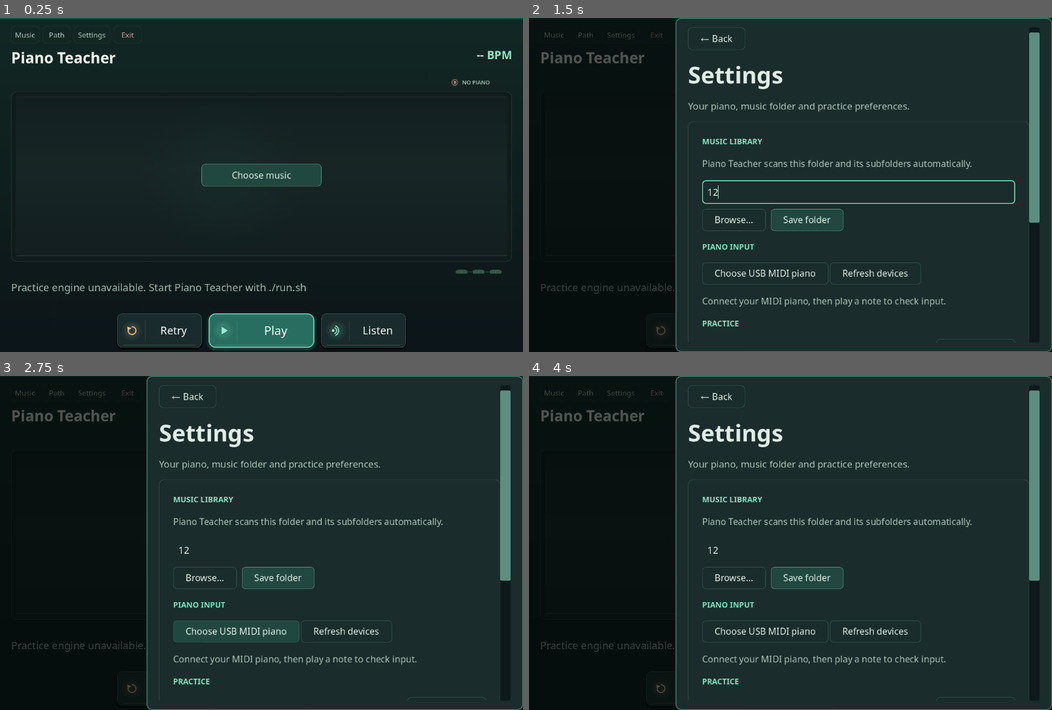
Above: before the commit, frames 1-4 (two rows, left to right).
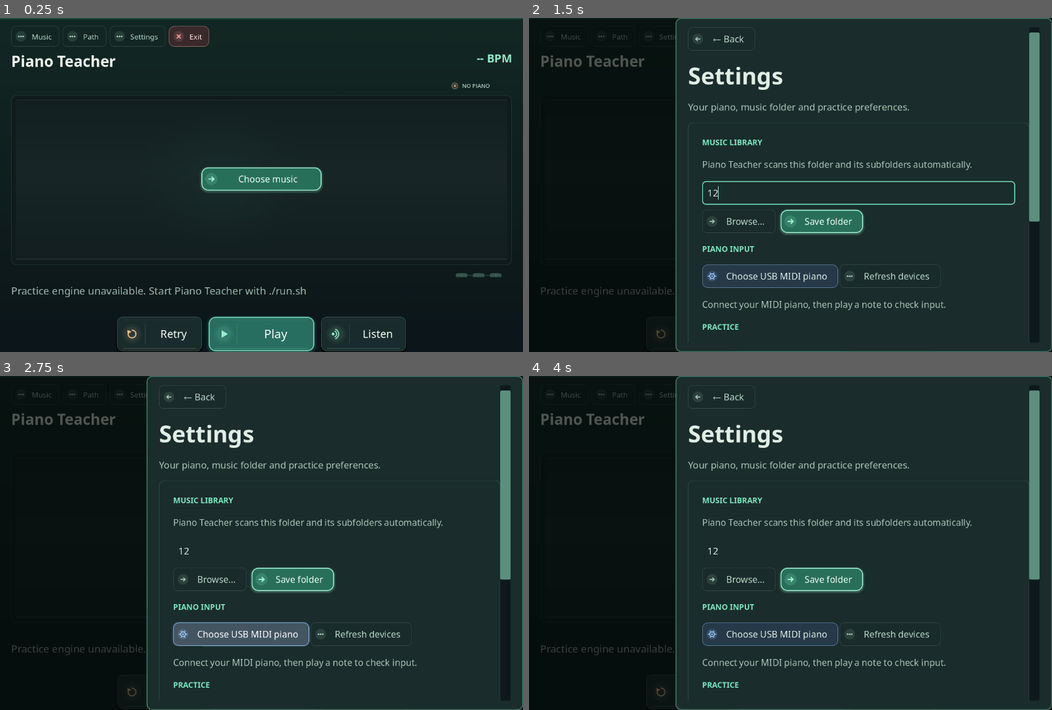
Above: after the commit, the same moments.

Repository: tpepels/piano_teacher
Game: Godot game, scene res://main.tscn
Two runs of this game, one before a commit and one after it. Both use one fixed random seed, a clock stepped at 60 frames per second and the inputs below.
Inputs (mouse positions are in pixels of both pictures, inside the frame that each line leads up to):
- Up to frame 1 (0.25 s): no input
- Up to frame 2 (1.5 s): click "Settings" at 0.5 s; click (858, 191) at 1.27 s; type "12" at 1.35 s
- Up to frame 3 (2.75 s): click "Choose USB MIDI piano" at 2 s
- Up to frame 4 (4 s): click "Refresh devices" at 2.75 s; click (973, 709) at 3.5 s, where only the run before the commit has a clickable "Apply tempo"

The runs differ from the first frame. In frame 1, 5.8% of the frame differs, in the area x 2-98%, y 2-100%; in frame 2, 7.1%, in the area x 2-98%, y 2-98%; in frame 3, 6.5%; in frame 4, 6.4%.

Commit message:
Give library, navigation, settings and practice actions distinct semantic button roles

Diff:
--- a/godot/main.gd
+++ b/godot/main.gd
@@ -22,6 +22,7 @@
 const GameCountIn := preload("res://game_countin.gd")
 const GamePhaseCue := preload("res://game_phase_cue.gd")
 const GameTransportButton := preload("res://game_transport_button.gd")
+const ActionButton := preload("res://action_button.gd")
 const GameInputIndicator := preload("res://game_input_indicator.gd")
 const VisualTransportClock := preload("res://visual_transport_clock.gd")
 const FrameMeter := preload("res://frame_meter.gd")
@@ -574,41 +575,19 @@
     label.size_flags_horizontal = Control.SIZE_EXPAND_FILL
     return label
 
-func _button(label: String, callback: Callable, primary := false) -> Button:
-    var button := Button.new()
+func _button(label: String, callback: Callable, primary := false,
+        role: String = "") -> Button:
+    var button := ActionButton.new()
     button.text = label
-    # Navigation/control text must never be clipped. Only long personal
-    # song rows opt into ellipsis to avoid forcing a wider library panel.
     button.clip_text = false
+    button.set_meta("ui_font_base", 15)
+    button.add_theme_font_size_override("font_size", _ui_font(15))
+    button.configure(role if not role.is_empty() else "primary" if primary else "secondary")
     var text_width: float = theme.default_font.get_string_size(
         label, HORIZONTAL_ALIGNMENT_LEFT, -1, _ui_font(15)).x
     button.custom_minimum_size = Vector2(
-        maxf(118.0, text_width + 58.0 * ui_scale), 50.0 * ui_scale)
-    var style := StyleBoxFlat.new()
-    style.bg_color = Design.PINE if primary else Design.PANEL
-    style.set_corner_radius_all(8)
-    style.set_border_width_all(1)
-    style.border_color = Design.SAGE if primary else Color(Design.SAGE, .4)
-    style.content_margin_left = 18 * ui_scale
-    style.content_margin_right = 18 * ui_scale
-    button.add_theme_stylebox_override("normal", style)
-    var hover := style.duplicate() as StyleBoxFlat
-    hover.bg_color = Design.SAGE if primary else Design.PINE
-    button.add_theme_stylebox_override("hover", hover)
-    button.add_theme_stylebox_override("pressed", hover)
-    var disabled_style := style.duplicate() as StyleBoxFlat
-    disabled_style.bg_color = Design.PANEL
-    button.add_theme_stylebox_override("disabled", disabled_style)
-    var focus := style.duplicate() as StyleBoxFlat
-    focus.set_border_width_all(2)
-    focus.border_color = ACCENT
-    button.add_theme_stylebox_override("focus", focus)
-    button.add_theme_color_override("font_color", INK)
-    button.add_theme_color_override("font_hover_color", INK.lightened(.15))
-    button.add_theme_color_override("font_disabled_color", MUTED)
-    button.set_meta("ui_font_base", 15)
-    button.add_theme_font_size_override("font_size", _ui_font(15))
-    button.mouse_default_cursor_shape = Control.CURSOR_POINTING_HAND
+        maxf(118.0, text_width + (80.0 if button.action_role != "secondary"
+            else 58.0) * ui_scale), 50.0 * ui_scale)
     button.pressed.connect(callback)
     return button
 
@@ -657,27 +636,9 @@
 
 
 func _utility_button(button: Button, destructive := false) -> void:
-    # Navigation is deliberately quieter than the three transport keys.
-    var face := StyleBoxFlat.new()
-    face.bg_color = Color.TRANSPARENT
-    face.set_corner_radius_all(8)
-    face.set_content_margin_all(8)
-    face.set_border_width_all(1)
-    face.border_color = Color("#759F92", .14)
-    button.add_theme_stylebox_override("normal", face)
-    var hover := face.duplicate() as StyleBoxFlat
-    hover.bg_color = Color("#29413D", .83)
-    hover.border_color = Color("#88C9B3", .48)
-    button.add_theme_stylebox_override("hover", hover)
-    button.add_theme_stylebox_override("pressed", hover)
-    var focus := face.duplicate() as StyleBoxFlat
-    focus.set_border_width_all(2)
-    focus.border_color = Color("#A6EFD0")
-    button.add_theme_stylebox_override("focus", focus)
-    var ink := Color("#DD9F9B") if destructive else Color("#A8C9BA")
-    button.add_theme_color_override("font_color", ink)
-    button.add_theme_color_override("font_hover_color", Color("#F6FCF8"))
-    button.add_theme_color_override("font_pressed_color", Color("#F6FCF8"))
+    if button is ActionButton:
+        button.configure("danger" if destructive else "utility")
+
 
 func _transport_button(label: String, callback: Callable, kind: String, central := false) -> Button:
     var button := GameTransportButton.new()
@@ -853,8 +814,8 @@
     home_layout.add_child(home_nav)
     home_nav.add_child(_label("Piano Teacher", 24, INK, true))
     home_nav.add_child(_space())
-    home_nav.add_child(_button("Settings", func(): _navigate("settings")))
-    home_nav.add_child(_button("Quit", func(): get_tree().quit()))
+    home_nav.add_child(_button("Settings", func(): _navigate("settings"), false, "settings"))
+    home_nav.add_child(_button("Quit", func(): get_tree().quit(), false, "danger"))
     var header := _stack(12)
     home_layout.add_child(header)
     header.add_child(_label("Your practice", 34, INK, true))
@@ -896,9 +857,9 @@
     library_page.add_child(library_layout)
     var library_head := HBoxContainer.new()
     library_layout.add_child(library_head)
-    library_head.add_child(_button("Close", func(): _navigate("practice")))
+    library_head.add_child(_button("Close", func(): _navigate("practice"), false, "navigation"))
     library_head.add_child(_space())
-    library_head.add_child(_button("Settings", func(): _navigate("settings")))
+    library_head.add_child(_button("Settings", func(): _navigate("settings"), false, "settings"))
     library_layout.add_child(_label("Your music", 39, INK, true))
     library_path_label = _label("Looking for scores…", 15, MUTED)
     library_path_label.autowrap_mode = TextServer.AUTOWRAP_OFF
@@ -914,8 +875,8 @@
     library_search.size_flags_horizontal = Control.SIZE_EXPAND_FILL
     library_search.text_changed.connect(func(_text: String): _populate_library())
     library_controls.add_child(library_search)
-    library_controls.add_child(_button("Refresh", _request_library))
-    library_health_button = _button("Check files", func(): _start_library_health())
+    library_controls.add_child(_button("Refresh", _request_library, false, "utility"))
+    library_health_button = _button("Check files", func(): _start_library_health(), false, "settings")
     library_controls.add_child(library_health_button)
     # Import problems must appear next to the action, not at the very
     # bottom of a full-screen library where they are easy to miss.
@@ -949,7 +910,7 @@
     settings_scroll.add_child(settings_layout)
     var settings_head := HBoxContainer.new()
     settings_layout.add_child(settings_head)
-    settings_head.add_child(_button("← Back", _go_back))
+    settings_head.add_child(_button("← Back", _go_back, false, "navigation"))
     settings_head.add_child(_space())
     settings_layout.add_child(_label("Settings", 39, INK, true))
     settings_layout.add_child(_label("Your piano, music folder and practice preferences.", 16, MUTED))
@@ -975,15 +936,15 @@
     folder_actions.add_theme_constant_override("h_separation", 12)
     folder_actions.add_theme_constant_override("v_separation", 8)
     folder_row.add_child(folder_actions)
-    folder_actions.add_child(_button("Browse…", _browse_folder))
+    folder_actions.add_child(_button("Browse…", _browse_folder, false, "navigation"))
     folder_actions.add_child(_button("Save folder", _save_folder, true))
     settings_content.add_child(_label("PIANO INPUT", 13, ACCENT, true))
     var device_row := HFlowContainer.new()
     device_row.add_theme_constant_override("separation", 12)
     settings_content.add_child(device_row)
-    device_button = _button("Choose USB MIDI piano", _show_devices)
+    device_button = _button("Choose USB MIDI piano", _show_devices, false, "settings")
     device_row.add_child(device_button)
-    device_row.add_child(_button("Refresh devices", _request_devices))
+    device_row.add_child(_button("Refresh devices", _request_devices, false, "utility"))
     input_activity_label = _label("Connect your MIDI piano, then play a note to check input.", 15, MUTED)
     settings_content.add_child(input_activity_label)
     settings_content.add_child(_label("PRACTICE", 13, ACCENT, true))
@@ -998,7 +959,7 @@
     tempo_setting.suffix = " BPM"
     tempo_setting.custom_minimum_size = Vector2(160, 44)
     tempo_row.add_child(tempo_setting)
-    apply_tempo_button = _button("Apply tempo", func(): _send_action({"action": "tempo", "bpm": int(tempo_setting.value)}))
+    apply_tempo_button = _button("Apply tempo", func(): _send_action({"action": "tempo", "bpm": int(tempo_setting.value)}), false, "settings")
     tempo_row.add_child(apply_tempo_button)
     metronome_toggle = CheckButton.new()
     metronome_toggle.text = "Metronome during practice"
@@ -1205,7 +1166,7 @@
     score_browse_button = _button("Choose music", func(): _navigate("library"), true)
     score_browse_button.visible = true
     status_content.add_child(score_browse_button)
-    score_retry_button = _button("Retry score", _retry_score)
+    score_retry_button = _button("Retry score", _retry_score, false, "review")
     score_retry_button.visible = false
     status_content.add_child(score_retry_button)
     # A compact, unobtrusive cue. A huge centred numeral hid the movement.
@@ -1291,7 +1252,7 @@
     performance_review.add_child(performance_text)
     weak_button = _button("Review notes and repeat a section", func():
         if review_sheet != null:
-            review_sheet.call("open_review", last_state.get("performance_summary", {})))
+            review_sheet.call("open_review", last_state.get("performance_summary", {})), false, "review")
     performance_review.add_child(weak_button)
     # Flow containers wrap whole readable buttons instead of clipping labels
     # when the practice window is narrow or the user uses larger UI fonts.
@@ -1312,7 +1273,7 @@
     controls.add_child(listen_button)
     # Keyboard and Lesson Path retain Stop, passage navigation and mode
     # choices, without competing with the three routine controls.
-    stop_button = _button("Stop attempt", func(): _send_action({"action": "stop"}))
+    stop_button = _button("Stop attempt", func(): _send_action({"action": "stop"}), false, "danger")
     stop_button.tooltip_text = "End the attempt · S"
     stop_button.disabled = true
     _build_lesson_screen()
@@ -1476,7 +1437,7 @@
     page.add_child(content)
     var navigation := HBoxContainer.new()
     content.add_child(navigation)
-    navigation.add_child(_button("← Practice", _go_back))
+    navigation.add_child(_button("← Practice", _go_back, false, "navigation"))
     navigation.add_child(_space())
     navigation.add_child(_label("Piano Teacher", 18, INK, true))
     content.add_child(_label("Your lesson path", 34, INK, true))
@@ -1496,10 +1457,10 @@
     content.add_child(passage_nav)
     passage_nav.add_child(_button("Previous passage", func():
         _send_action({"action":"previous"})
-        _navigate("practice")))
+        _navigate("practice"), false, "navigation"))
     passage_nav.add_child(_button("Next passage", func():
         _send_action({"action":"next"})
-        _navigate("practice")))
+        _navigate("practice"), false, "navigation"))
     passage_nav.add_child(stop_button)
     var hand_row := HBoxContainer.new()
     hand_row.add_theme_constant_override("separation", 12)
@@ -1510,21 +1471,22 @@
                 _send_action({"action": "hand", "hand": hand})
                 _navigate("practice")
         )
+        button.configure("choice")
         hand_buttons[hand] = button
         hand_row.add_child(button)
     var course_choices := HBoxContainer.new()
     course_choices.add_theme_constant_override("separation", 8)
     content.add_child(course_choices)
-    skip_stage_button = _button("Skip this step · no mastery", func(): _send_action({"action":"skip_stage", "reason":"Learner chose to skip this step"}))
+    skip_stage_button = _button("Skip this step · no mastery", func(): _send_action({"action":"skip_stage", "reason":"Learner chose to skip this step"}), false, "review")
     skip_stage_button.custom_minimum_size.x = 250
     course_choices.add_child(skip_stage_button)
-    placement_button = _button("Try original notes", func(): _send_action({"action":"place_original"}))
+    placement_button = _button("Try original notes", func(): _send_action({"action":"place_original"}), false, "primary")
     course_choices.add_child(placement_button)
     var scroll := ScrollContainer.new()
     scroll.size_flags_vertical = Control.SIZE_EXPAND_FILL
     scroll.horizontal_scroll_mode = ScrollContainer.SCROLL_MODE_DISABLED
     content.add_child(scroll)
-    content.add_child(_button("Advanced practice controls", _open_advanced_pause))
+    content.add_child(_button("Advanced practice controls", _open_advanced_pause, false, "settings"))
     lesson_rows = _stack(10)
     lesson_rows.size_flags_horizontal = Control.SIZE_EXPAND_FILL
     scroll.add_child(lesson_rows)
@@ -1558,6 +1520,7 @@
             var from_beat: float = float(spot.get("start_beat", 0))
             var revisit := _button("Revisit bars %d–%d" % [int(spot.get("first_bar", 1)),int(spot.get("last_bar", 1))],
                 func(): _send_action({"action":"revisit_trouble", "stage_key":stage_key, "start_beat":from_beat}))
+            revisit.configure("review")
             revisit.tooltip_text = "Find these notes again, then return to rhythm practice"
             lesson_rows.add_child(revisit)
     var groups: Dictionary = {}
@@ -1737,6 +1700,7 @@
             var prefix := "[OK] " if status == "ok" else "[REPAIRED] " if status == "warning" else "[ERROR] " if status == "error" else ""
             var button := _button("%s%s     ·     %s     ·     %s" % [prefix, title, format_name, hint],
                 func(): _open_library_piece(identifier))
+            button.configure("library")
             if status == "error":
                 button.add_theme_color_override("font_color", Color("#FF8B82"))
             elif status == "warning":
@@ -2297,6 +2261,8 @@
             progress_label.text = "%s · Notes found %d of %d" % [context,int(teaching.get("target_index", 0)),targets]
     for hand in hand_buttons:
         var button: Button = hand_buttons[hand]
+        if button is ActionButton:
+            button.set_selected(str(parsed.get("hand", "")) == hand)
         button.disabled = not parsed.get("hands", []).has(hand) or str(parsed.get("hand", "")) == hand
     practice_progress.value = float(parsed.get("progress", 0.0))
     game_stage.present(parsed)
